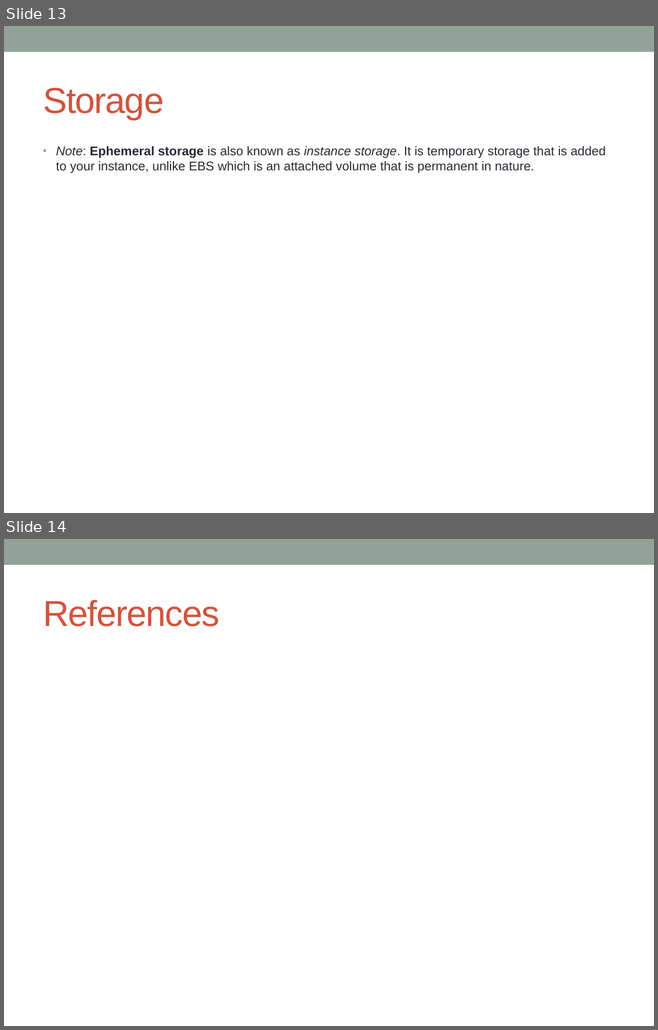
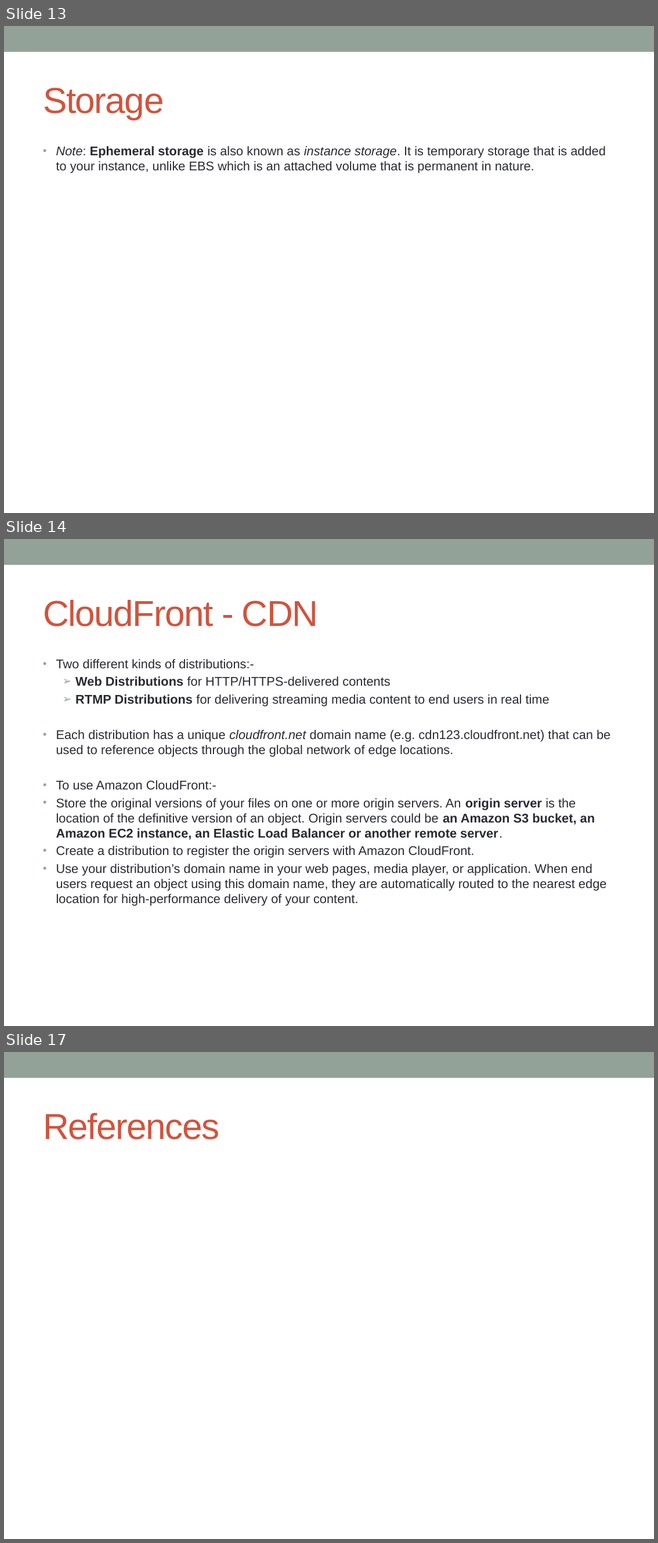
Before and after one commit to notionquest/ProjectDocumentation, a slide deck: AWS_Solution_Architect.pptx. Shown one above the other, each under a label of ours: slides 13 and 14 before the commit, slides 13, 14 and 17 after it; the slides between them are not shown. The pictures are 658x1030 and 658x1543 pixels, drawn with LibreOffice and Linux fonts; fonts in the diff are those of the drawing. Boxes give left, top, right and bottom in pixels: in the first picture for what was removed or moved away, otherwise in the second. Text is boxed around its words. In the diff, an @@ line names an element or a change of style, - is before the commit and + after.

Commit message:
CloudFront

```diff
--- a/AWS_Solution_Architect.pptx
+++ b/AWS_Solution_Architect.pptx
@@ slide 14 added at (4,539,654,1026), background #FFFFFF; not listed: 1 template element that a slide beside it also shows @@
@@ title added at (43,600,318,627), 40 pt, text #D2533C @@
+CloudFront - CDN
@@ text added at (56,659,610,906), 14 pt, text #292934 @@
+• Two different kinds of distributions:-
+  ➢ Web Distributions for HTTP/HTTPS-delivered contents
+  ➢ RTMP Distributions for delivering streaming media content to end users in real time
+• Each distribution has a unique cloudfront.net domain name (e.g. cdn123.cloudfront.net) that can be used to reference objects through the global network of edge locations.
+• To use Amazon CloudFront:-
+• Store the original versions of your files on one or more origin servers. An origin server is the location of the definitive version of an object. Origin servers could be an Amazon S3 bucket, an Amazon EC2 instance, an Elastic Load Balancer or another remote server.
+• Create a distribution to register the origin servers with Amazon CloudFront.
+• Use your distribution’s domain name in your web pages, media player, or application. When end users request an object using this domain name, they are automatically routed to the nearest edge location for high-performance delivery of your content.
@@ what was slide 14 is now slide 17 @@
```
Also in this commit, not shown: 2 other slides added.
